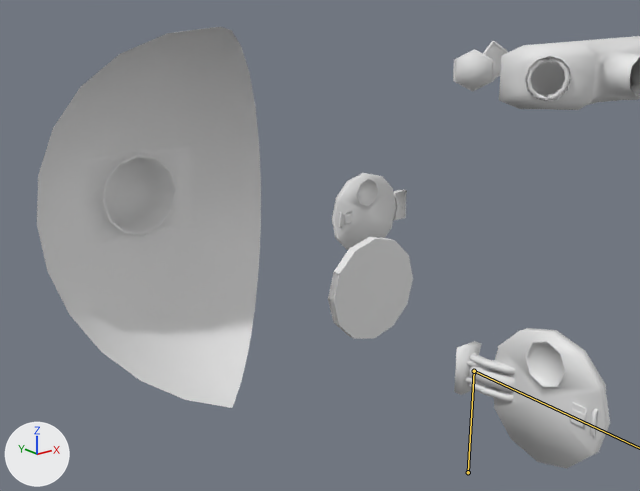
What one commit did to the Blender file KBARF_3D/GameRoom2.blend.
Rendered twice from a 50 mm lens placed at (-6.13, -4.65, 3.33), pointed at (-1.59, 1.02, 1.06). Every picture has the same lights, and +X, +Y and +Z are marked at lower left. Both versions are drawn at frame 15 of the action 'shipdoor_anim_open'; the numbers are the values there. The bones that bend it are drawn over the model as lines.

Objects in the first picture: 'Cube.004', 'Cube.006', 'Cube.011', 'shipdoor_door', 'shipdoor_door.001', 'shipdoor_hinge', 'shipdoor_keypadmain', 'shipdoor_keypadscreen'.
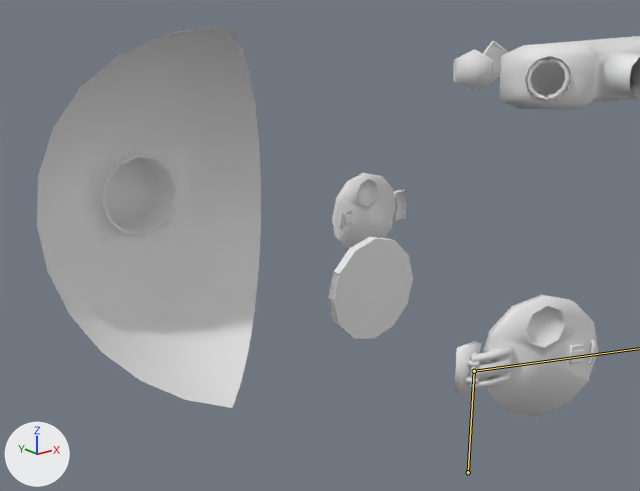
Boxes [x1, y1, x2, y2] around the edits, measured in the pictures (640 x 491 px):
'shipdoor_door', posed (9% narrower, 13% shorter)
    before: [469, 328, 610, 468]
    after: [470, 295, 598, 417]
'shipdoor_keypadmain', posed (11% narrower, 25% shorter)
    before: [570, 402, 587, 429]
    after: [569, 344, 584, 364]
'shipdoor_keypadscreen', posed (8% narrower, 45% shorter)
    before: [573, 404, 585, 414]
    after: [572, 346, 583, 351]

The change in detail:
Bone 'door' (bone_door) turns from (0, 0, -91) to (0, 0, -22) degrees about its own x, y and z.
